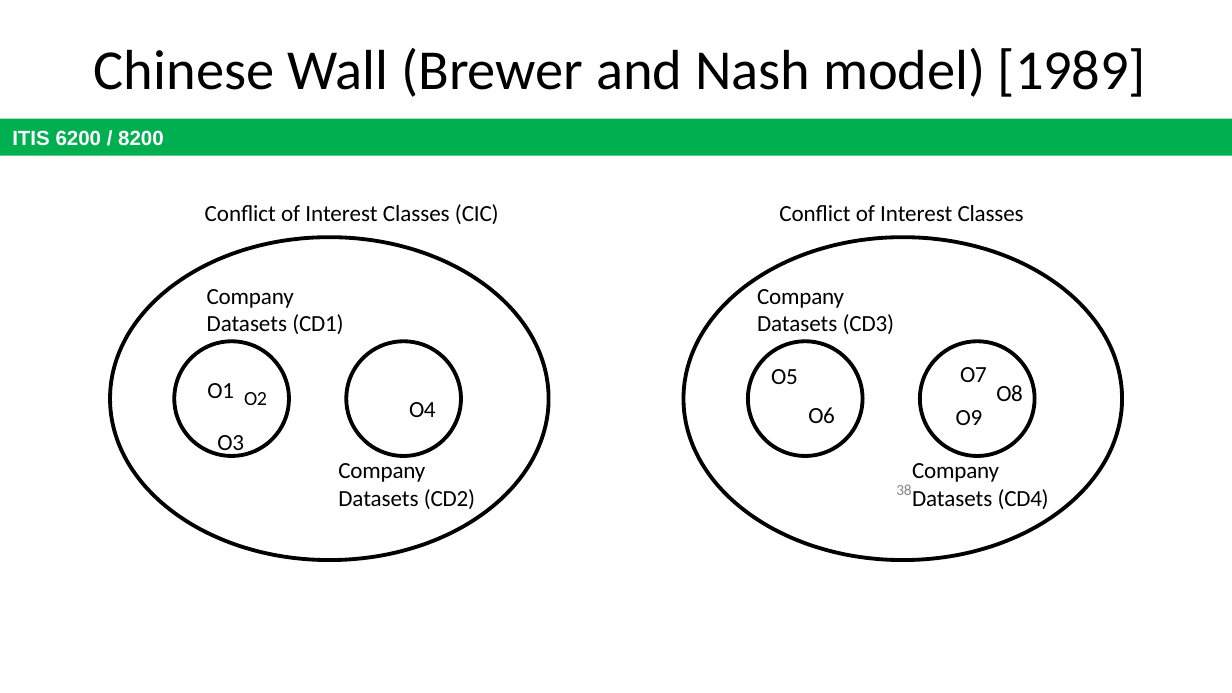
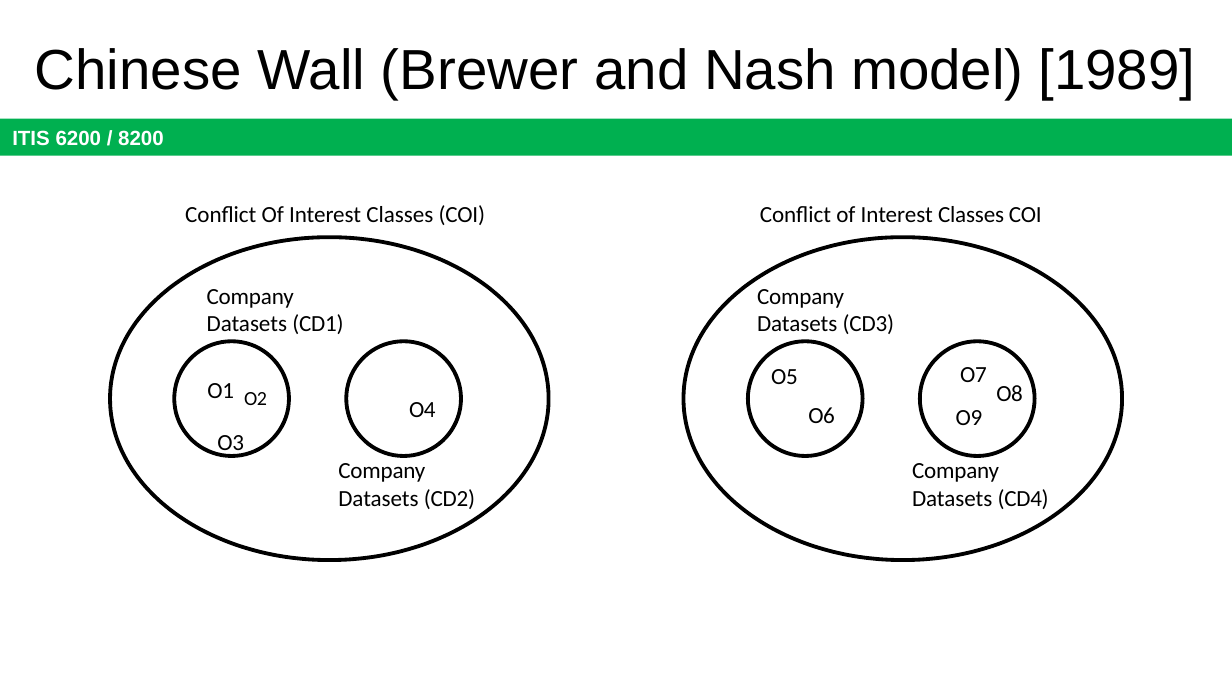
Before and after one commit to jx5c/github.io, a slide deck: slide 38 of teaching/ITIS6200/2023fa/lectures/lec09.pptx. Drawn at 1232x693 pixels with LibreOffice and Linux fonts; fonts in the diff are those of the drawing. Boxes give left, top, right and bottom in pixels: in the first picture for what was removed or moved away, otherwise in the second. Text is boxed around its words. In the diff, an @@ line names an element or a change of style, - is before the commit and + after.

```diff
--- a/teaching/ITIS6200/2023fa/lectures/lec09.pptx
+++ b/teaching/ITIS6200/2023fa/lectures/lec09.pptx
@@ title "Chinese Wall (Brewer and Nash ...": place and size @@
-title "Chinese Wall (Brewer and Nash ..." at (94,48,1146,97)
+title "Chinese Wall (Brewer and Nash ..." at (35,48,1195,100)
@@ title "Chinese Wall (Brewer and Nash ..." at (35,48,1195,100): font Calibri to Arial @@
@@ text at (185,205,1042,225): text changed @@
-Conflict of Interest Classes (CIC) Conflict of Interest Classes
+Conflict Of Interest Classes (COI) Conflict of Interest Classes COI
@@ page number removed at (896,484,911,495) @@
-38
```
Also in this commit, not shown: 29 other slides changed, 1 slide added, 1 slide removed.
